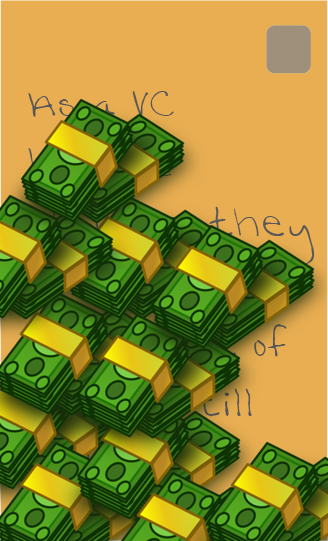
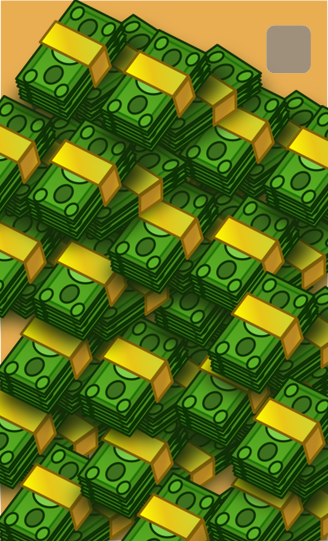
Layered file, before and after one edit (328x541). Changes by layer:
pixels changed over bbox(0, 0, 328, 521) (layer not identified)
